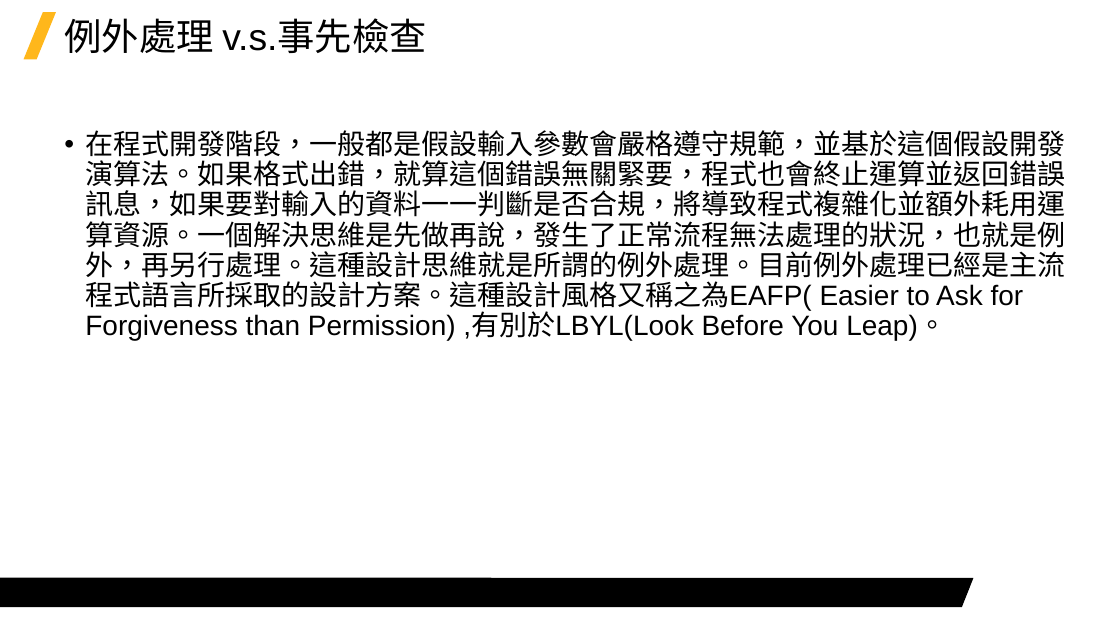
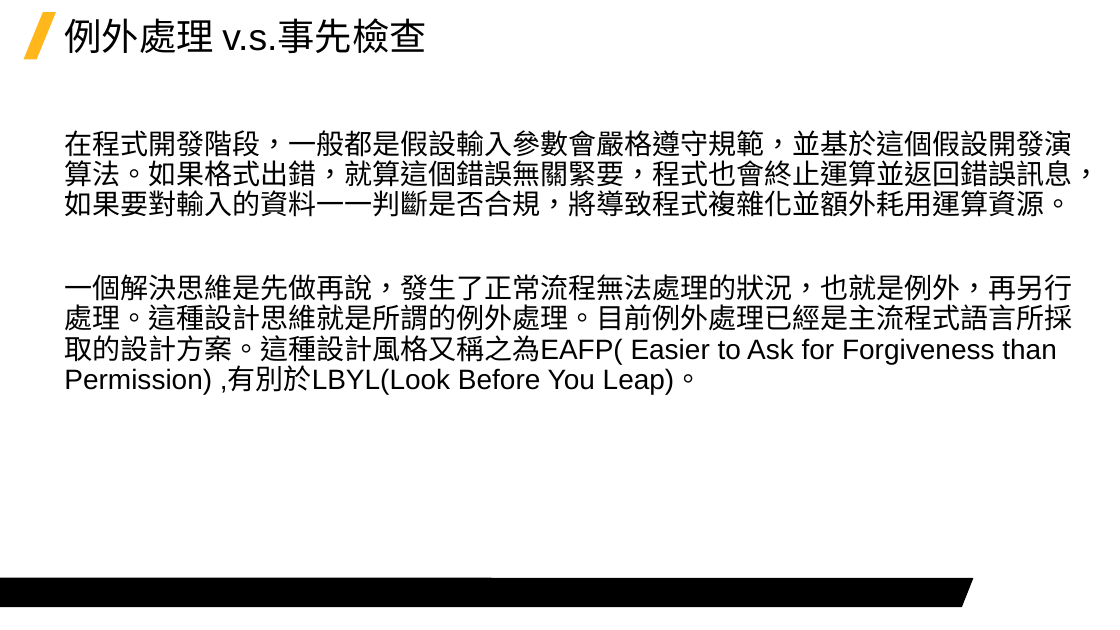
Before and after one commit to Jerrick-cheng/AEDT-Automation-Camp, a slide deck: slide 7 of 上課教材/Week4.pptx. Drawn at 1120x630 pixels with LibreOffice and Linux fonts; fonts in the diff are those of the drawing; background and template pictures are left out. Boxes give left, top, right and bottom in pixels: in the first picture for what was removed or moved away, otherwise in the second. Text is boxed around its words. In the diff, an @@ line names an element or a change of style, - is before the commit and + after.

```diff
--- a/上課教材/Week4.pptx
+++ b/上課教材/Week4.pptx
@@ text at <box>64,130,1100,394</box>: text changed @@
-• 在程式開發階段，一般都是假設輸入參數會嚴格遵守規範，並基於這個假設開發演算法。如果格式出錯，就算這個錯誤無關緊要，程式也會終止運算並返回錯誤訊息，如果要對輸入的資料一一判斷是否合規，將導致程式複雜化並額外耗用運算資源。一個解決思維是先做再說，發生了正常流程無法處理的狀況，也就是例外，再另行處理。這種設計思維就是所謂的例外處理。目前例外處理已經是主流程式語言所採取的設計方案。這種設計風格又稱之為EAFP( Easier to Ask for Forgiveness than Permission) ,有別於LBYL(Look Before You Leap)。
+在程式開發階段，一般都是假設輸入參數會嚴格遵守規範，並基於這個假設開發演算法。如果格式出錯，就算這個錯誤無關緊要，程式也會終止運算並返回錯誤訊息，如果要對輸入的資料一一判斷是否合規，將導致程式複雜化並額外耗用運算資源。
+一個解決思維是先做再說，發生了正常流程無法處理的狀況，也就是例外，再另行處理。這種設計思維就是所謂的例外處理。目前例外處理已經是主流程式語言所採取的設計方案。這種設計風格又稱之為EAFP( Easier to Ask for Forgiveness than Permission) ,有別於LBYL(Look Before You Leap)。
```
Also in this commit, not shown: 4 other slides changed, 7 slides added, 2 other files.
